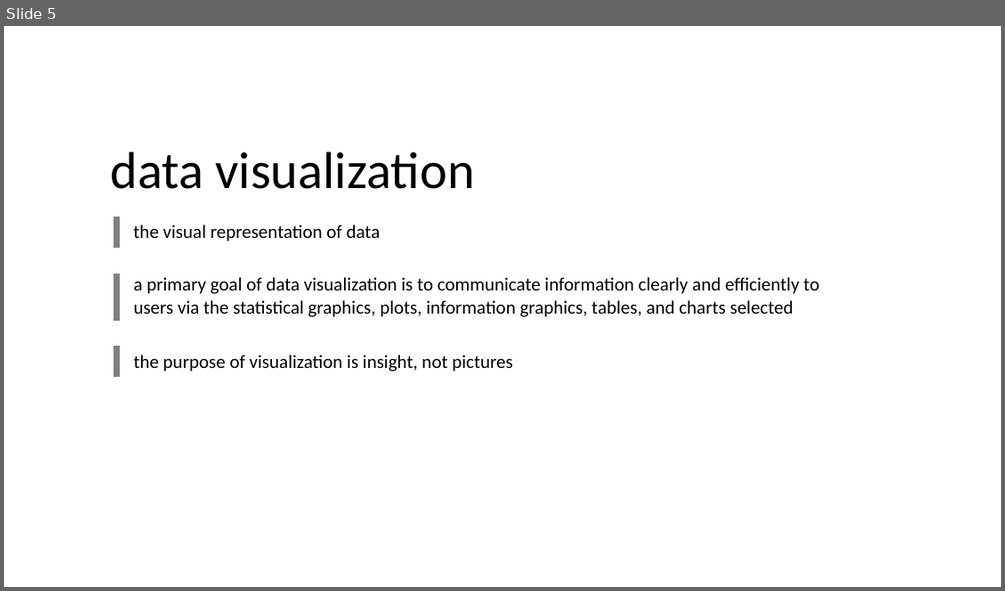
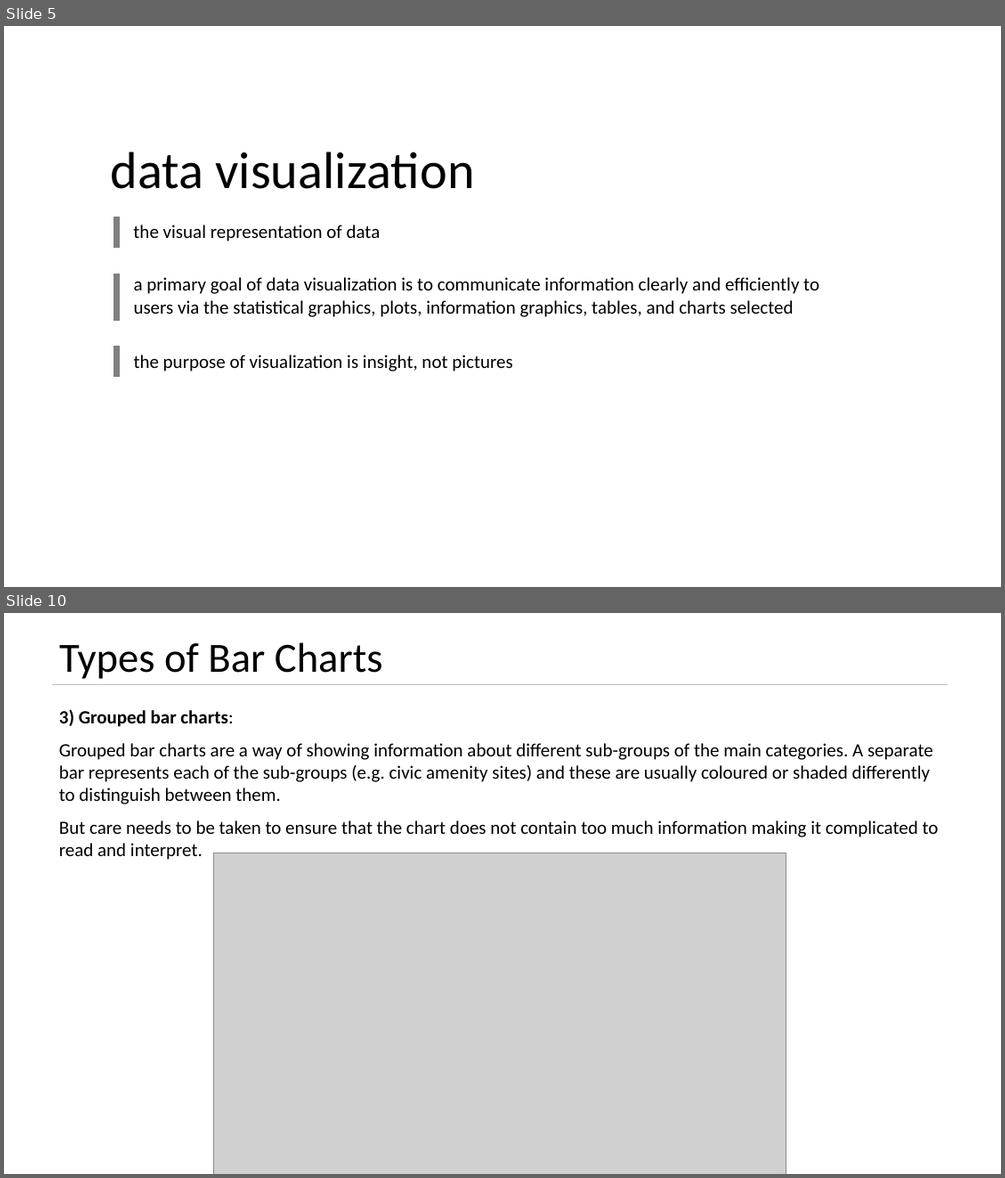
Before and after one commit to kushkul/Intro-to-Analytics, a slide deck: Visualization/Lesson 8 Visualization 1.pptx. Shown one above the other, each under a label of ours: slide 5 before the commit, slides 5 and 10 after it; the slides between them are not shown. The pictures are 1005x591 and 1005x1178 pixels, drawn with LibreOffice and Linux fonts; fonts in the diff are those of the drawing; grey boxes stand for pictures. Boxes give left, top, right and bottom in pixels: in the first picture for what was removed or moved away, otherwise in the second. Text is boxed around its words. In the diff, an @@ line names an element or a change of style, - is before the commit and + after.

Commit message:
Add bar chart details

```diff
--- a/Visualization/Lesson 8 Visualization 1.pptx
+++ b/Visualization/Lesson 8 Visualization 1.pptx
@@ slide 10 added at <box>4,613,1001,1174</box>, background #FFFFFF @@
@@ title added at <box>59,642,383,679</box>, 40 pt, text #000000 @@
+Types of Bar Charts
@@ line added from (52, 685) to (947, 685), #BFBFBF 0.5 pt @@
@@ text added at <box>59,709,938,860</box>, 18 pt, text #000000 @@
+3) Grouped bar charts:
+Grouped bar charts are a way of showing information about different sub-groups of the main categories. A separate bar represents each of the sub-groups (e.g. civic amenity sites) and these are usually coloured or shaded differently to distinguish between them.
+But care needs to be taken to ensure that the chart does not contain too much information making it complicated to read and interpret.
@@ picture added at <box>214,852,786,1174</box> @@
```
Also in this commit, not shown: 1 slide changed, 15 other slides added.
